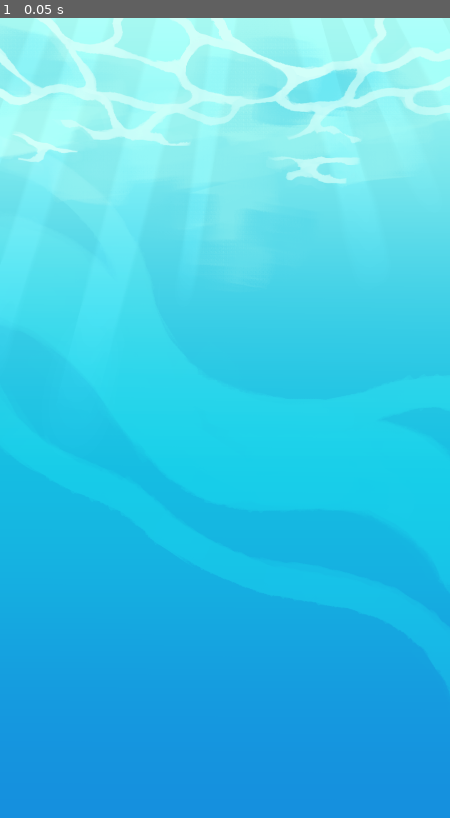
Above: before the commit, frame 1.
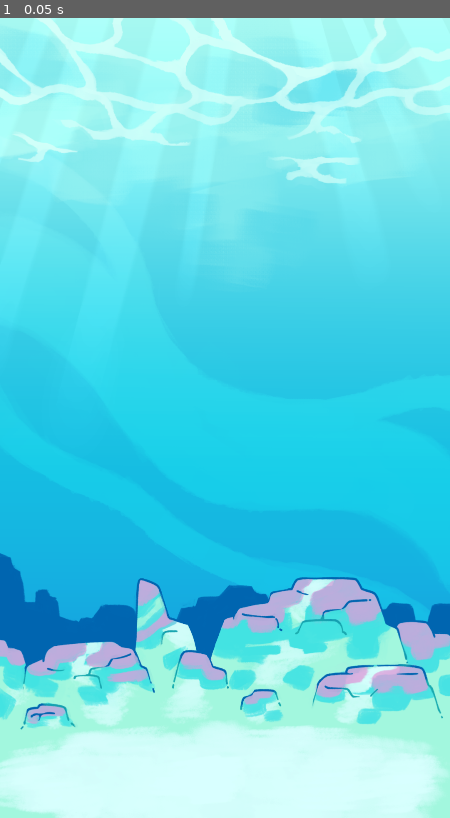
Above: after the commit, the same moment.

Repository: jespaepae/Subzoos
Game: Godot game, scene res://scenes/GameMenu.tscn
Two runs of this game, one before a commit and one after it. Both use one fixed random seed, a clock stepped at 60 frames per second and the inputs below.
Inputs:
- Up to frame 1 (0.05 s): no input

The runs differ from the first frame. In frame 1, 28% of the frame differs, in the area x 0-100%, y 66-100%.

Commit message:
added floor for REAL

Diff:
--- a/scenes/GameMenu.tscn
+++ b/scenes/GameMenu.tscn
@@ -1,14 +1,18 @@
-[gd_scene load_steps=3 format=2]
+[gd_scene load_steps=4 format=2]
 
 [ext_resource path="res://assets/images/aquarium background.png" type="Texture" id=1]
 [ext_resource path="res://assets/audio/bg_music.mp3" type="AudioStream" id=2]
+[ext_resource path="res://assets/images/tank floor 1.png" type="Texture" id=3]
 
 [node name="Node2D" type="Node2D"]
 
 [node name="Sprite" type="Sprite" parent="."]
 position = Vector2( 540, 960 )
-scale = Vector2( 1, 1 )
 texture = ExtResource( 1 )
+
+[node name="TankFloor1" type="Sprite" parent="."]
+position = Vector2( 540, 960 )
+texture = ExtResource( 3 )
 
 [node name="AudioStreamPlayer" type="AudioStreamPlayer" parent="."]
 stream = ExtResource( 2 )
